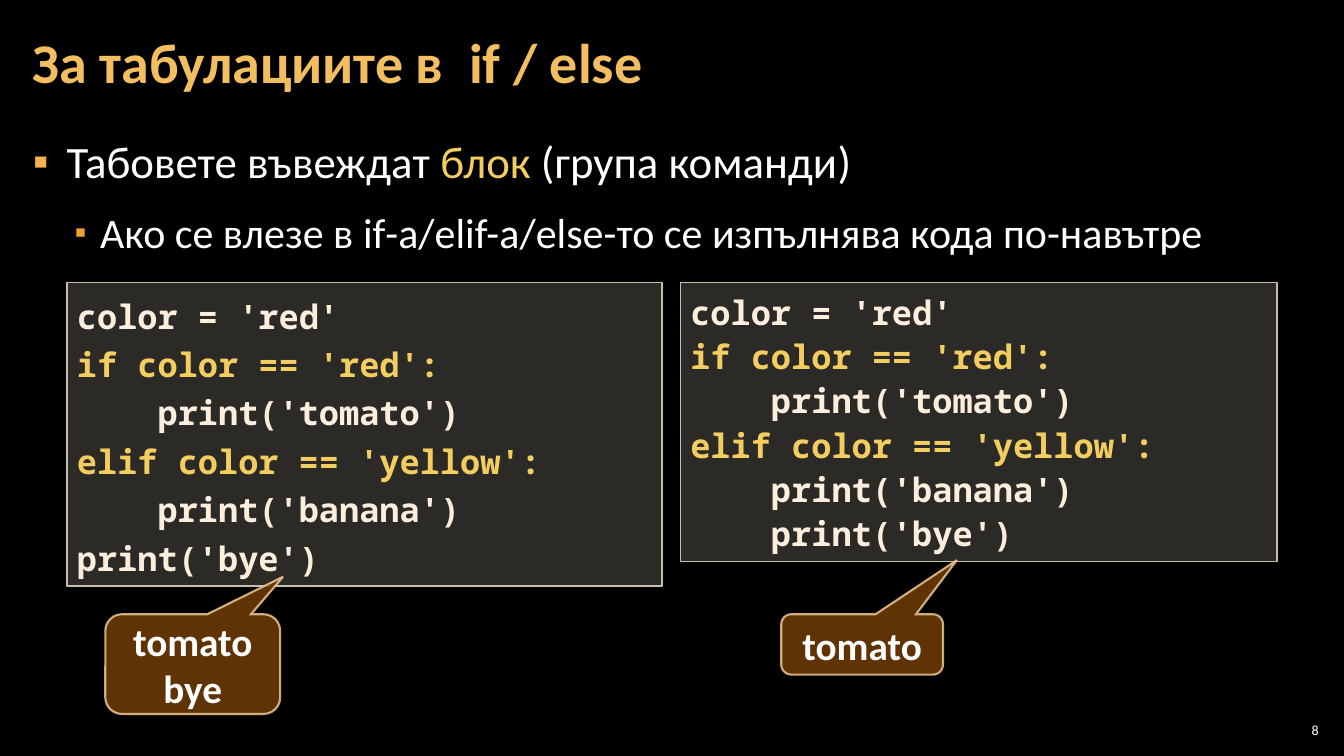
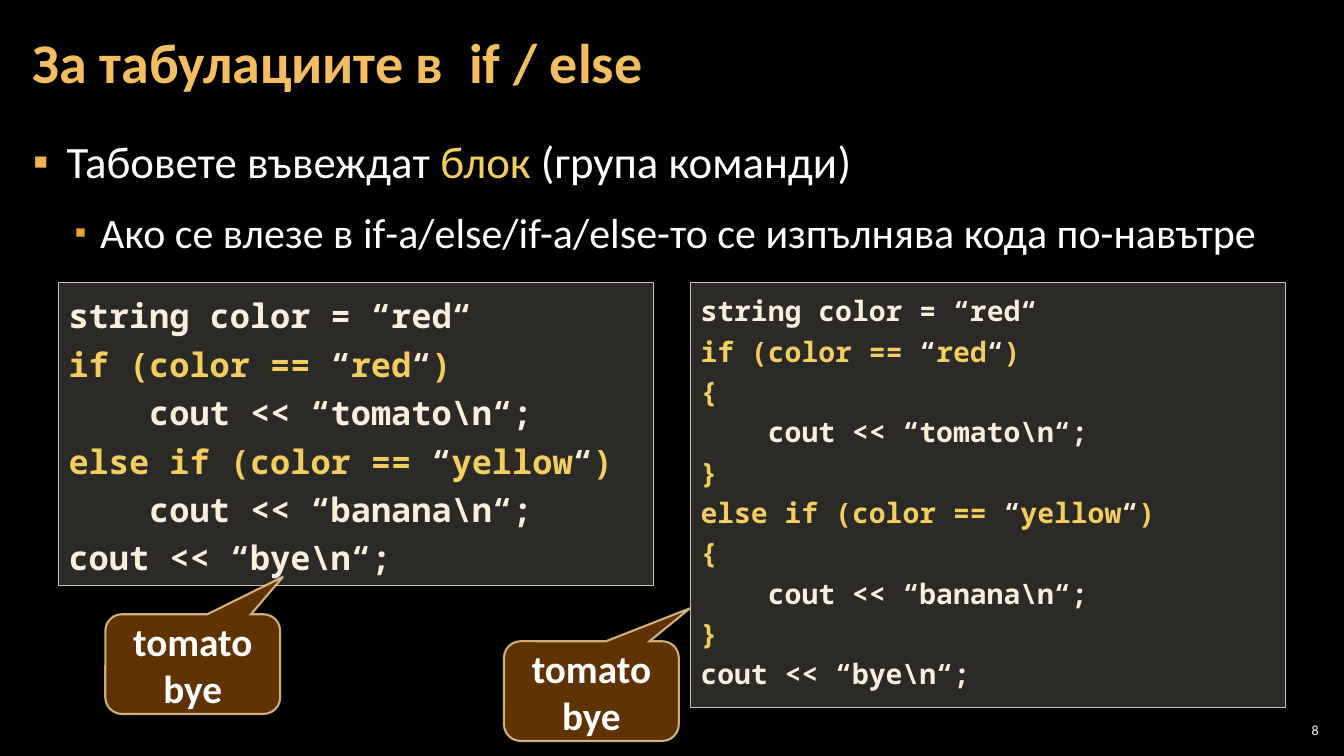
Before and after one commit to Software-University/C-plus-plus, a slide deck: slide 8 of 3. Simple-Conditions/3. Simple-Conditions.pptx. Drawn at 1344x756 pixels with LibreOffice and Linux fonts; fonts in the diff are those of the drawing; background and template pictures are left out. Boxes give left, top, right and bottom in pixels: in the first picture for what was removed or moved away, otherwise in the second. Text is boxed around its words. In the diff, an @@ line names an element or a change of style, - is before the commit and + after.

Commit message:
lecture 3

```diff
--- a/3. Simple-Conditions/3. Simple-Conditions.pptx
+++ b/3. Simple-Conditions/3. Simple-Conditions.pptx
@@ text at [100, 219, 1256, 255]: text changed @@
-  ▪ Ако се влезе в if-a/elif-а/else-то се изпълнява кода по-навътре
+  ▪ Ако се влезе в if-a/else/if-а/else-то се изпълнява кода по-навътре
@@ rectangle "string color = “red“": place and size @@
-rectangle "string color = “red“" at [67, 282, 661, 586]
+rectangle "string color = “red“" at [58, 282, 653, 586]
@@ rectangle "string color = “red“": place and size @@
-rectangle "string color = “red“" at [681, 282, 1277, 562]
+rectangle "string color = “red“" at [691, 282, 1286, 708]
@@ text in rectangle at [701, 299, 1156, 691]: text changed; size 24 to 20 pt @@
-color = 'red'
-if color == 'red':
-print('tomato')
-elif color == 'yellow':
-print('banana')
-print('bye')
+string color = “red“
+if (color == “red“)
+{
+cout << “tomato\n“;
+}
+else if (color == “yellow“)
+{
+cout << “banana\n“;
+}
+cout << “bye\n“;
@@ text in rectangle at [69, 302, 612, 580]: text changed @@
-color = 'red'
-if color == 'red':
-print('tomato')
-elif color == 'yellow':
-print('banana')
-print('bye')
+string color = “red“
+if (color == “red“)
+cout << “tomato\n“;
+else if (color == “yellow“)
+cout << “banana\n“;
+cout << “bye\n“;
@@ rounded speech box "tomato": place and size @@
-rounded speech box "tomato" at [781, 614, 943, 675]
+rounded speech box "tomato" at [504, 641, 679, 741]
@@ rounded speech box "tomato" at [504, 641, 679, 741]: proportions changed @@
@@ text in rounded speech box at [562, 702, 621, 736]: paragraph added @@
+bye
```
Also in this commit, not shown: 13 other slides changed, 1 other file.
